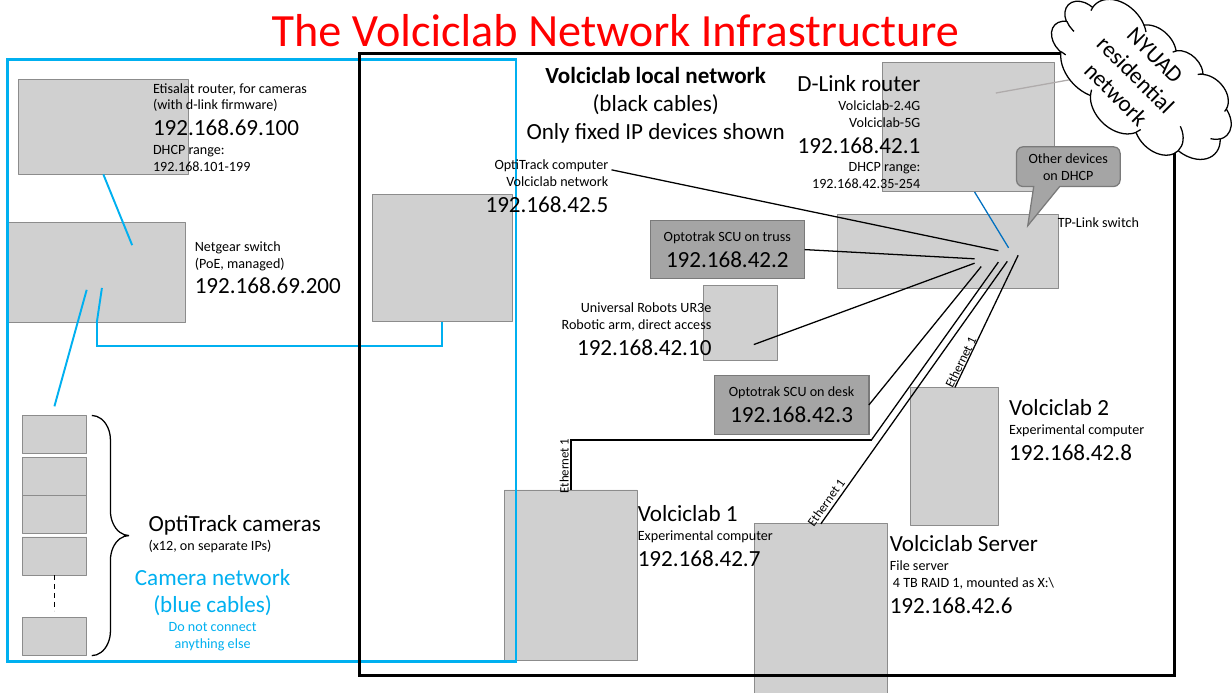
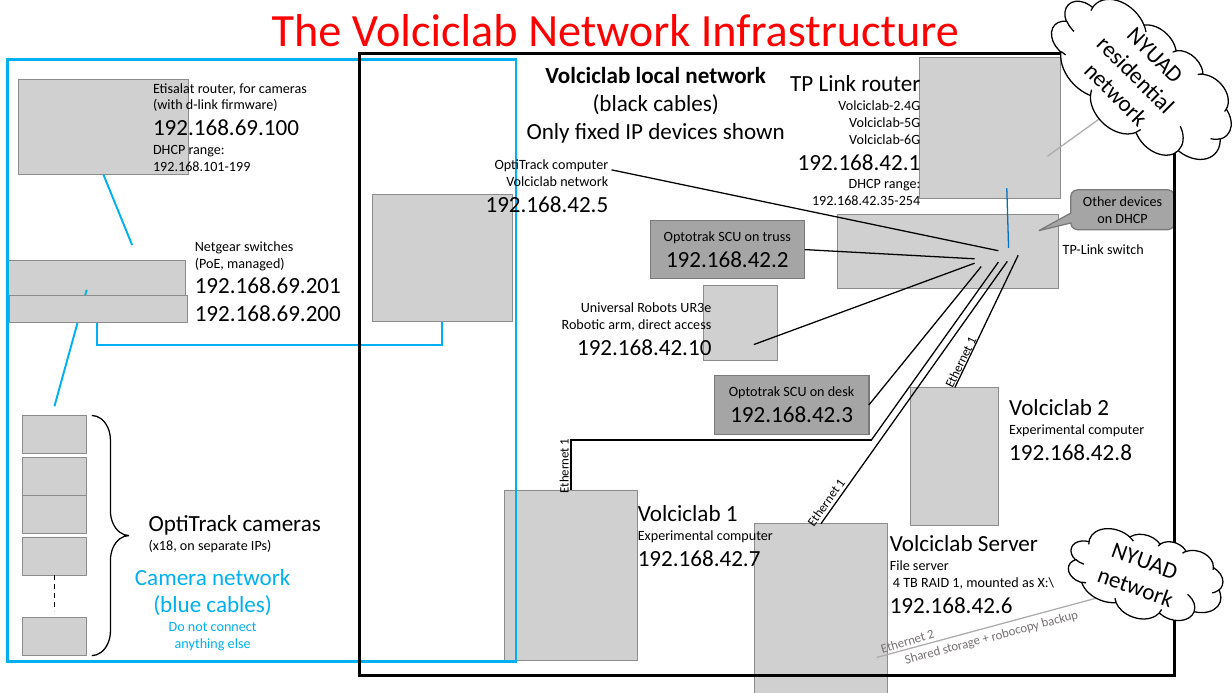
Before and after one commit to ha5dzs/volciclab-utilities, a slide deck: slide 1 of img/volciclab_network.pptx. Drawn at 1232x693 pixels with LibreOffice and Linux fonts; fonts in the diff are those of the drawing; grey boxes stand for pictures. Boxes give left, top, right and bottom in pixels: in the first picture for what was removed or moved away, otherwise in the second. Text is boxed around its words. In the diff, an @@ line names an element or a change of style, - is before the commit and + after.

Commit message:
updated network

```diff
--- a/img/volciclab_network.pptx
+++ b/img/volciclab_network.pptx
@@ picture: place and size @@
-picture at box(883, 63, 1055, 192)
+picture at box(920, 57, 1061, 199)
@@ text "TP Link router Volciclab-2.4G Volciclab-5G ...": place and size @@
-text "TP Link router Volciclab-2.4G Volciclab-5G ..." at box(797, 72, 921, 192)
+text "TP Link router Volciclab-2.4G Volciclab-5G ..." at box(790, 72, 921, 205)
@@ text at box(790, 72, 920, 148): text changed @@
-D-Link router
-Volciclab-2.4G
-Volciclab-5G
+TP Link router
+Volciclab-2.4G
+Volciclab-5G
+Volciclab-6G
@@ line moved from (996, 93) - (1099, 75) to (1048, 156) - (1132, 96) @@
@@ line moved from (975, 192) - (1009, 248) to (1007, 189) - (1009, 248) @@
@@ rounded speech box "Other devices on DHCP": place and size @@
-rounded speech box "Other devices on DHCP" at box(1017, 147, 1120, 187)
+rounded speech box "Other devices on DHCP" at box(1071, 189, 1175, 229)
@@ rounded speech box "Other devices on DHCP" at box(1071, 189, 1175, 229): proportions changed @@
@@ text "TP-Link switch" rewrapped from box(1058, 215, 1139, 231) to box(1063, 244, 1144, 254) @@
@@ picture: place and size @@
-picture at box(7, 223, 186, 323)
+picture at box(7, 261, 186, 304)
@@ text at box(195, 241, 293, 254): text changed @@
-Netgear switch
+Netgear switches
@@ picture added at box(9, 296, 188, 323) @@
@@ line removed from (97, 323) to (102, 288) @@
@@ text at box(195, 277, 341, 293): paragraph added @@
+192.168.69.201
@@ elbow line moved from (443, 322) - (97, 323) to (443, 322) - (97, 305) @@
@@ cloud added at box(1057, 510, 1232, 642), fill #FFFFFF, outline #000000 1 pt, 18 pt, text #000000 @@
+NYUAD network
@@ text at box(149, 540, 271, 553): text changed @@
-(x12, on separate IPs)
+(x18, on separate IPs)
@@ line added from (877, 657) to (1126, 591), #AFABAB 1 pt @@
@@ text added at box(893, 598, 1093, 674), 10 pt, text #767171 @@
+Shared storage + robocopy backup
@@ text added at box(929, 630, 935, 644), 10 pt, text #767171 @@
+Ethernet 2
```
Also in this commit, not shown: 3 other files.
